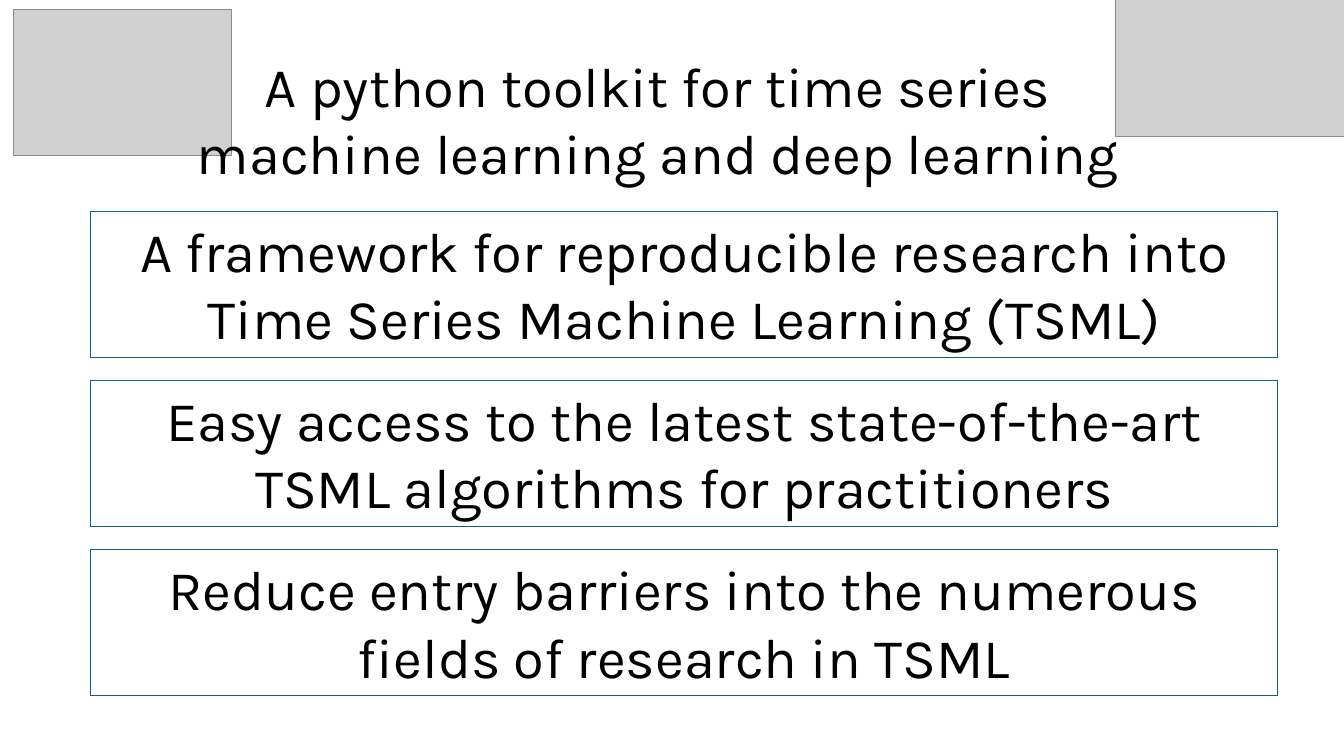
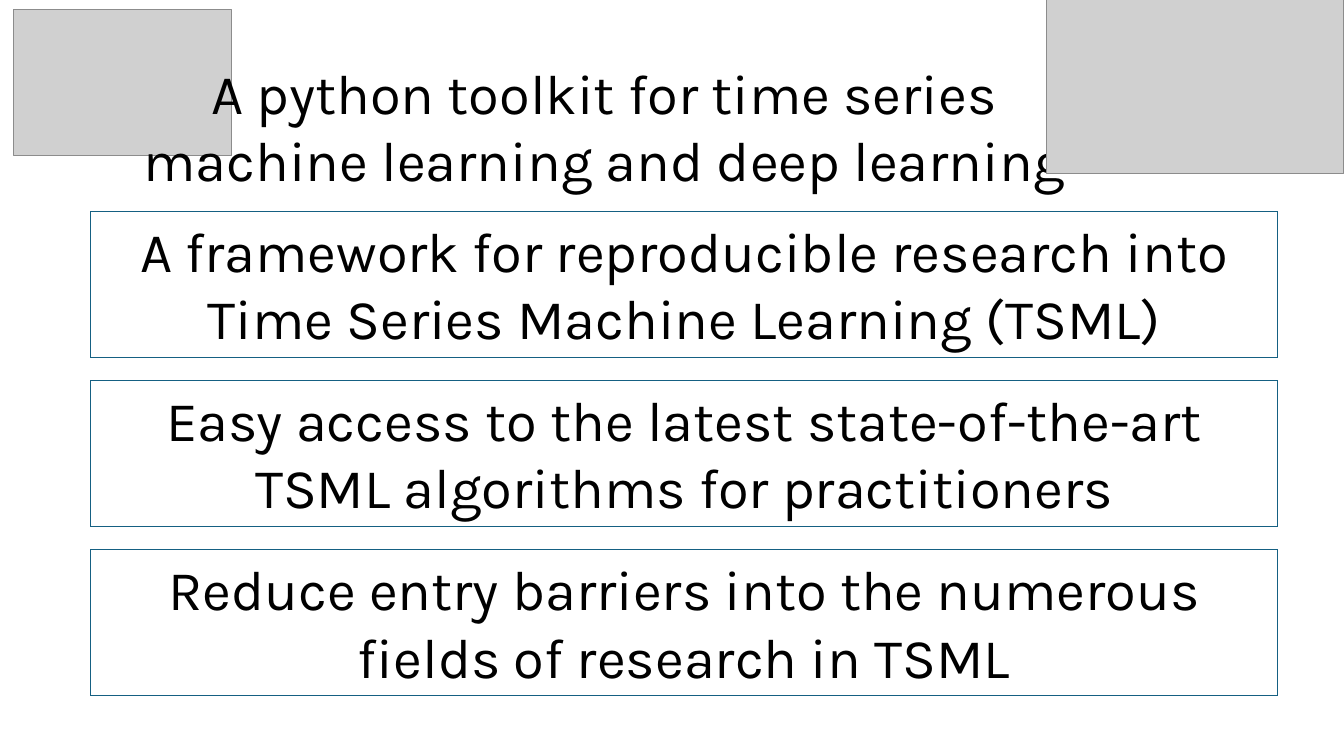
Before and after one commit to aeon-toolkit/aeon-tutorials, a slide deck: slide 3 of DSAA-2025/slides/part1_introduction.pptx. Drawn at 1344x756 pixels with LibreOffice and Linux fonts; fonts in the diff are those of the drawing; grey boxes stand for pictures. Boxes give left, top, right and bottom in pixels: in the first picture for what was removed or moved away, otherwise in the second. Text is boxed around its words. In the diff, an @@ line names an element or a change of style, - is before the commit and + after.

```diff
--- a/DSAA-2025/slides/part1_introduction.pptx
+++ b/DSAA-2025/slides/part1_introduction.pptx
@@ picture: place and size @@
-picture at [1116, 0, 1344, 136]
+picture at [1047, 0, 1344, 174]
@@ text "A python toolkit for time ..." rewrapped from [197, 68, 1118, 188] to [143, 64, 1064, 195] @@
```
Also in this commit, not shown: 4 other slides changed, 1 slide added, 2 other files.
